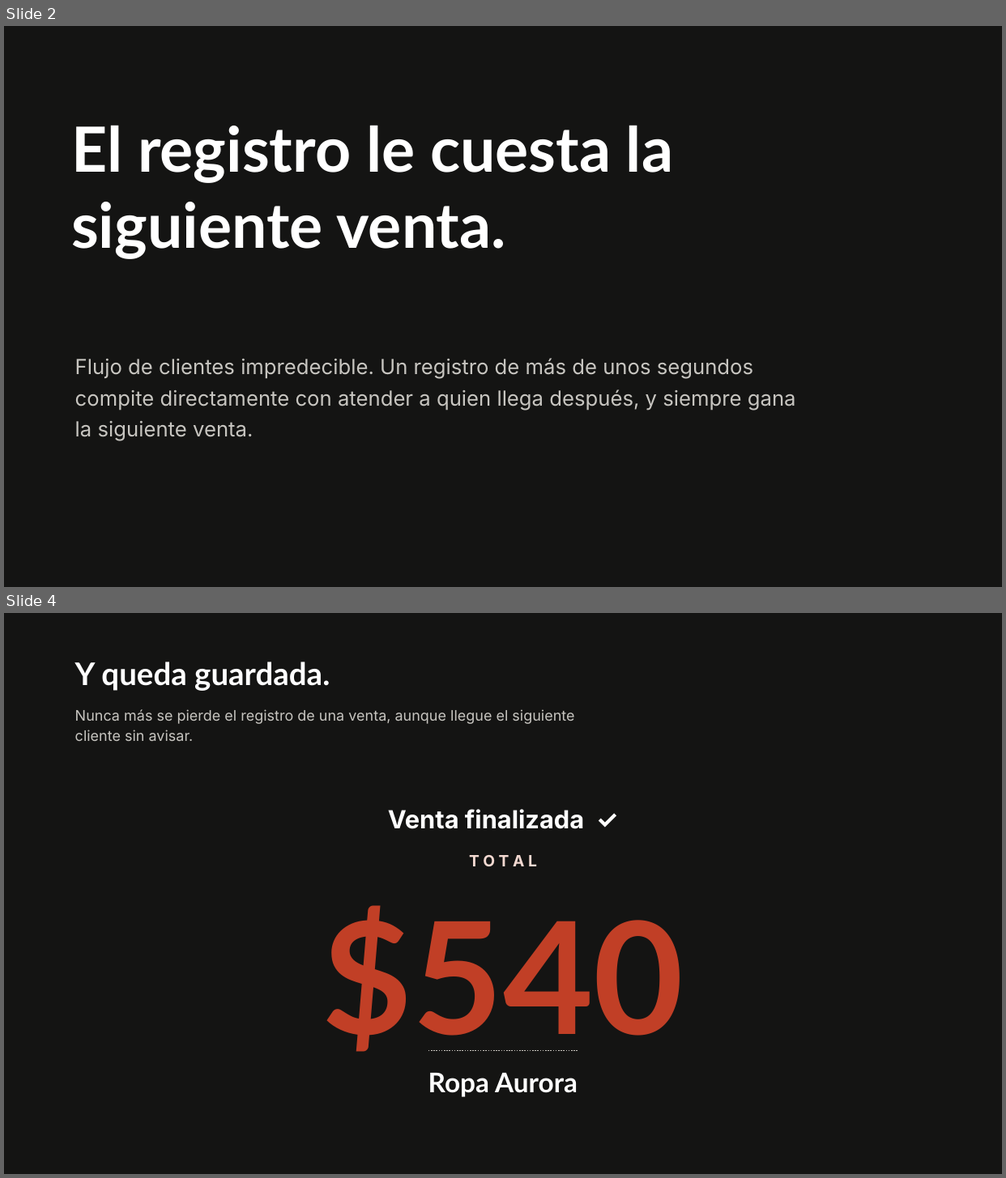
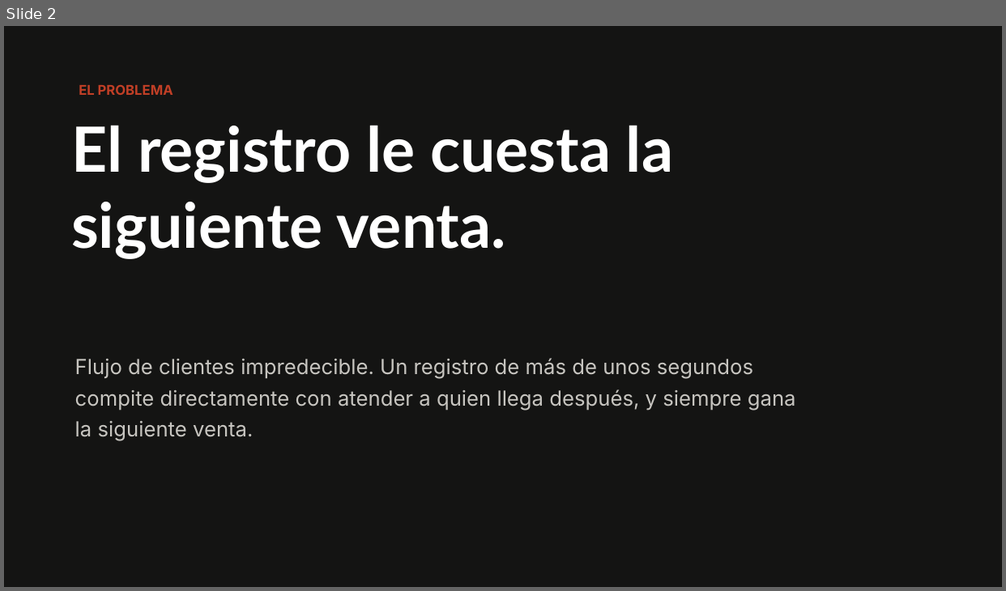
Before and after one commit to claudiafalcon/nahui, a slide deck: evidence/2026-08-22-demo-day/Nahui - Pitch Demo Day v2.pptx. Shown one above the other, each under a label of ours: slides 2 and 4 before the commit, slide 2 after it; the slides between them are not shown. The pictures are 1006x1178 and 1006x591 pixels, drawn with LibreOffice and Linux fonts; fonts in the diff are those of the drawing. Boxes give left, top, right and bottom in pixels: in the first picture for what was removed or moved away, otherwise in the second. Text is boxed around its words. In the diff, an @@ line names an element or a change of style, - is before the commit and + after.

```diff
--- a/evidence/2026-08-22-demo-day/Nahui - Pitch Demo Day v2.pptx
+++ b/evidence/2026-08-22-demo-day/Nahui - Pitch Demo Day v2.pptx
@@ slide 4 removed at <box>4,613,1002,1174</box>, background #FFFFFF @@
@@ rectangle removed at <box>4,613,1002,1174</box> @@
@@ text removed at <box>75,662,330,691</box> @@
-Y queda guardada.
@@ text removed at <box>75,709,574,741</box> @@
-Nunca más se pierde el registro de una venta, aunque llegue el siguiente cliente sin avisar.
@@ text removed at <box>388,809,584,829</box> @@
-Venta finalizada ✓
@@ text removed at <box>469,855,537,867</box> @@
-T O T A L
@@ text removed at <box>322,905,684,1052</box> @@
-$540
@@ line removed from (428, 1051) to (578, 1051) @@
@@ text removed at <box>428,1073,577,1097</box> @@
-Ropa Aurora
@@ slide 2 changed as well @@
@@ text added at <box>79,84,173,95</box>, 13 pt, text #C13F26, bold @@
+EL PROBLEMA
```
Also in this commit, not shown: 1 other slide changed, 4 slides added, 8 other slides removed, 1 other file.
